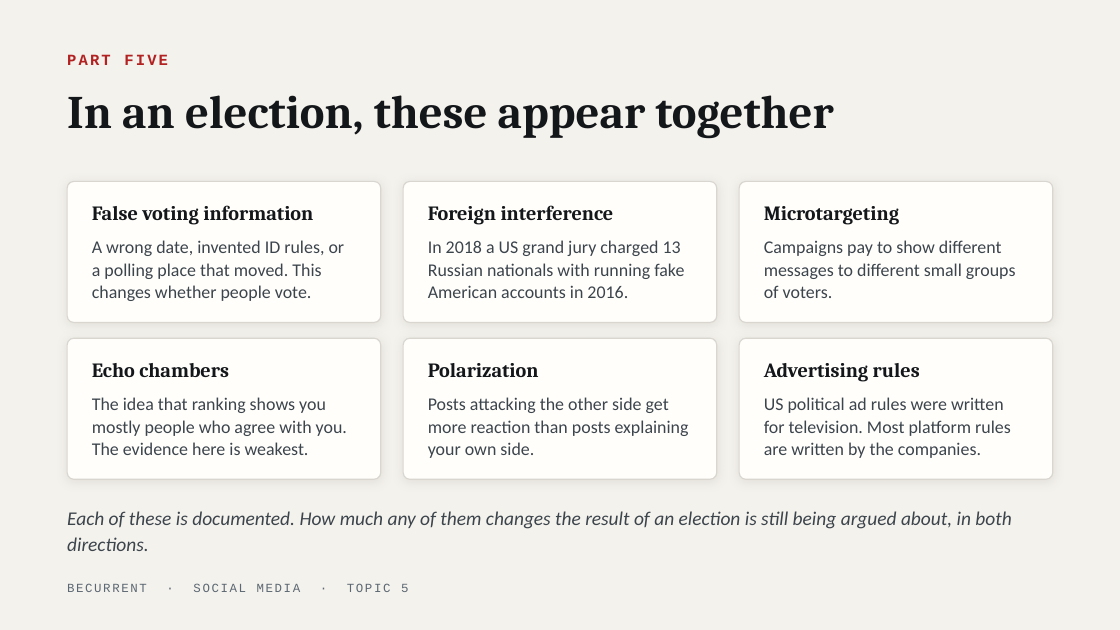
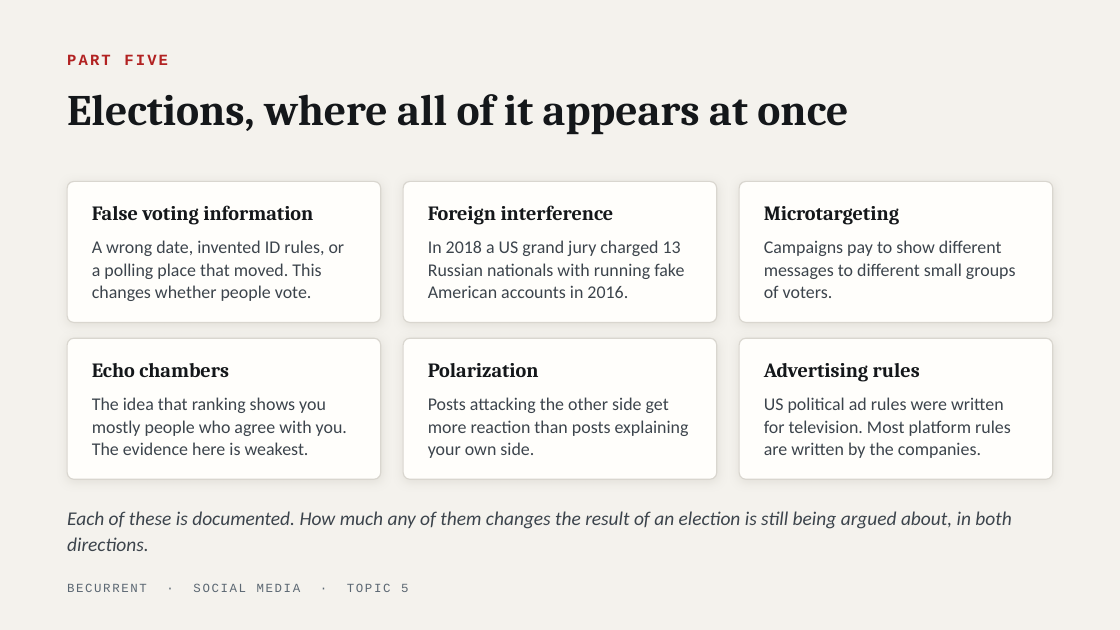
Before and after one commit to JeffAndersonLogic/BeCurrent, a slide deck: slide 12 of social-media/decks/topic-05-how-a-lie-travels.pptx. Drawn at 1120x630 pixels with LibreOffice and Linux fonts; fonts in the diff are those of the drawing. Boxes give left, top, right and bottom in pixels: in the first picture for what was removed or moved away, otherwise in the second. Text is boxed around its words. In the diff, an @@ line names an element or a change of style, - is before the commit and + after.

```diff
--- a/social-media/decks/topic-05-how-a-lie-travels.pptx
+++ b/social-media/decks/topic-05-how-a-lie-travels.pptx
@@ text at <box>67,94,848,135</box>: text changed; size 30 to 28 pt @@
-In an election, these appear together
+Elections, where all of it appears at once
```
Also in this commit, not shown: 3 other slides changed, 17 other files.
